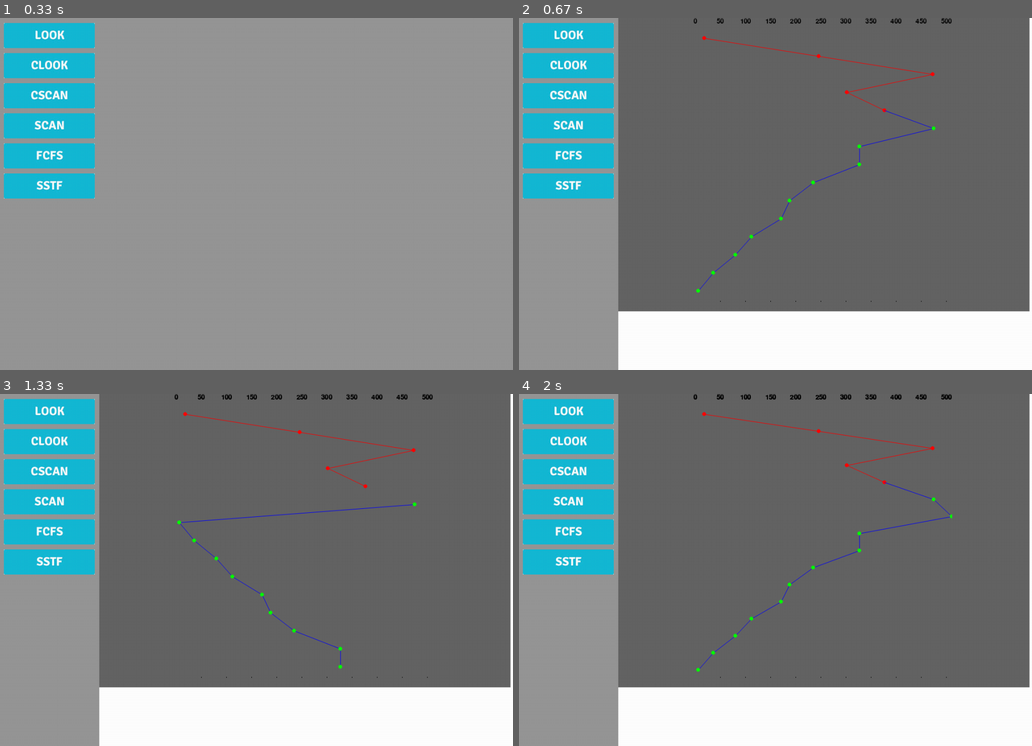
Above: before the commit, frames 1-4 (two rows, left to right).
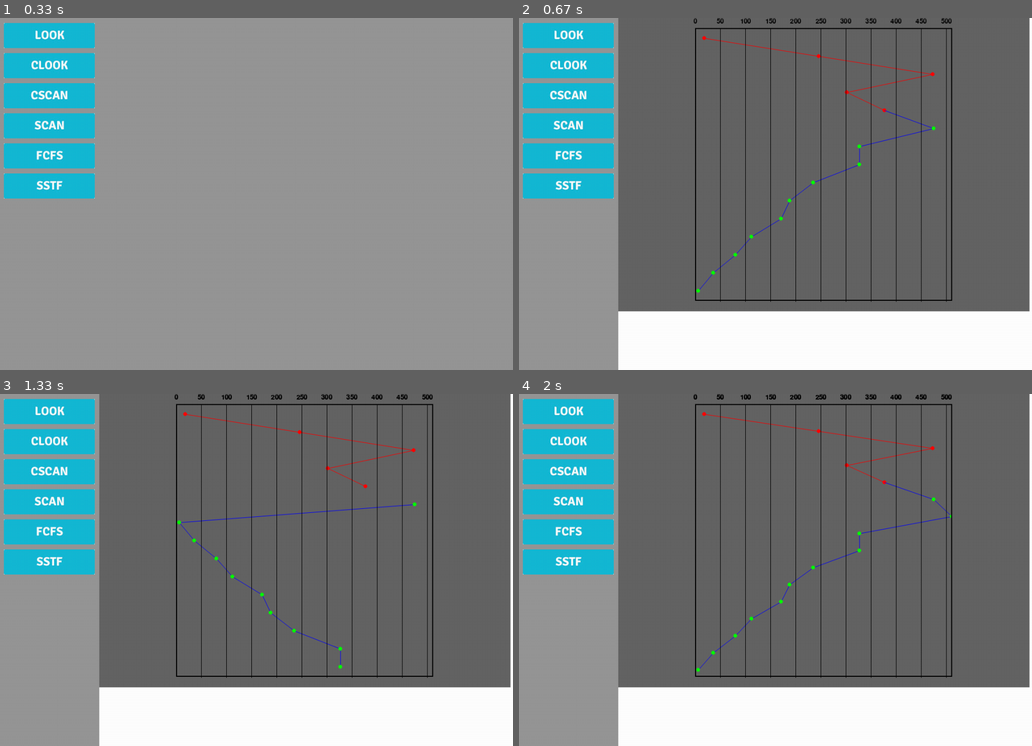
Above: after the commit, the same moments.

Repository: farfanoide/simuladorHDD
Game: pygame game, started from classTest.py
The game is run twice, just before and just after one commit, with the same random seed, the same clock (stepped at 60 frames per second) and the same inputs. The source is Python 2; it was converted automatically to run under Python 3.
Inputs (mouse positions are in pixels of both pictures, inside the frame that each line leads up to):
- Up to frame 1 (0.33 s): no input
- Up to frame 2 (0.67 s): click (565, 35) at 0.38 s
- Up to frame 3 (1.33 s): click (46, 439) at 0.83 s
- Up to frame 4 (2 s): click (565, 503) at 1.42 s

Frame 1 is identical in both runs. In frame 2, 1.8% of the frame differs, in the area x 34-85%, y 2-81%; in frame 3, 1.8%; in frame 4, 1.8%.

Commit message:
Graphic Section Working :)

Diff:
--- a/classTest.py
+++ b/classTest.py
@@ -50,16 +50,18 @@
 pygame.display.flip()
 run = True
 while run:
-
+    # g.print_canvas()
+    # g.graphic_screen.blit(g.graphic.canvas_sfc, (0,0))
     #clock.tick(30)
     for event in pygame.event.get():
         # print event
+
 
         if event.type == pygame.MOUSEBUTTONDOWN:
           pos = pygame.mouse.get_pos()
           for button in buttons:
               if button.clicked(pos):
-                g.print_canvas()
+                # g.print_canvas()
                 #g.graphic.graphic_sfc.blit(g.graphic.canvas_sfc,(0,0))
                 results = button.executeAction()
                 print results
@@ -70,7 +72,7 @@
                 screen.blit(g.graphic_screen,(200,0))
                 # g.graphic_screen.blit(g.graphic.canvas_sfc,(0,0))
                 #pygame.display.flip()
-                g.graphic_screen.blit(g.graphic.canvas_sfc, (0,0))
+                # g.graphic_screen.blit(g.graphic.canvas_sfc, (0,0))
                 pygame.display.update()
           # for button in
 
--- a/gui/screen_algorithms.py
+++ b/gui/screen_algorithms.py
@@ -50,6 +50,7 @@
 
     def print_graphic(self, list_reqs):
         self.graphic.draw_graphic(self.__calculate_coordinates(list_reqs))
+        self.print_canvas()
         self.graphic_screen.blit(self.graphic.canvas_sfc,(0,0))
 
         # self.graphic_screen.blit(self.graphic.graphic_sfc, (self.graphic.ax_x, self.graphic.ax_y))
